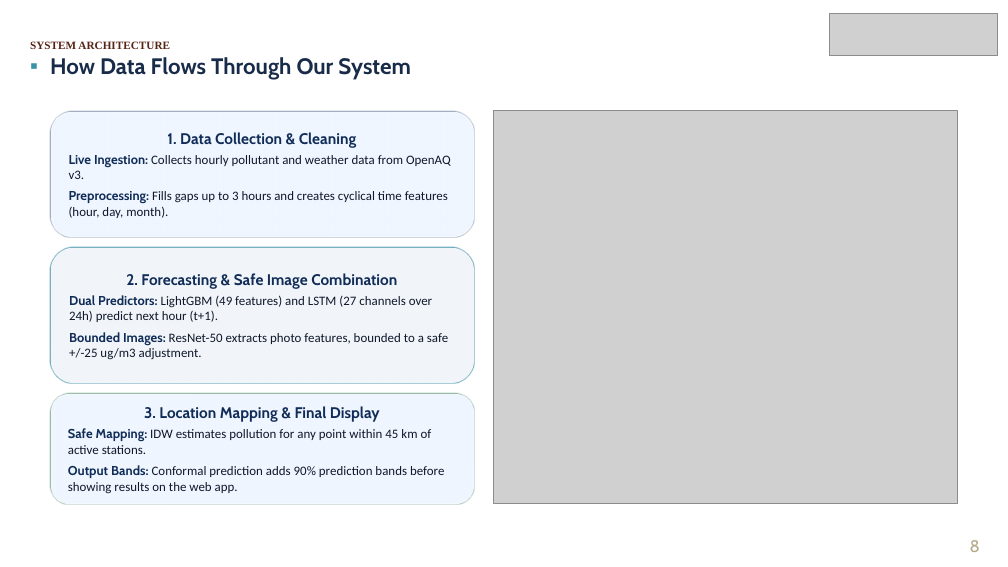
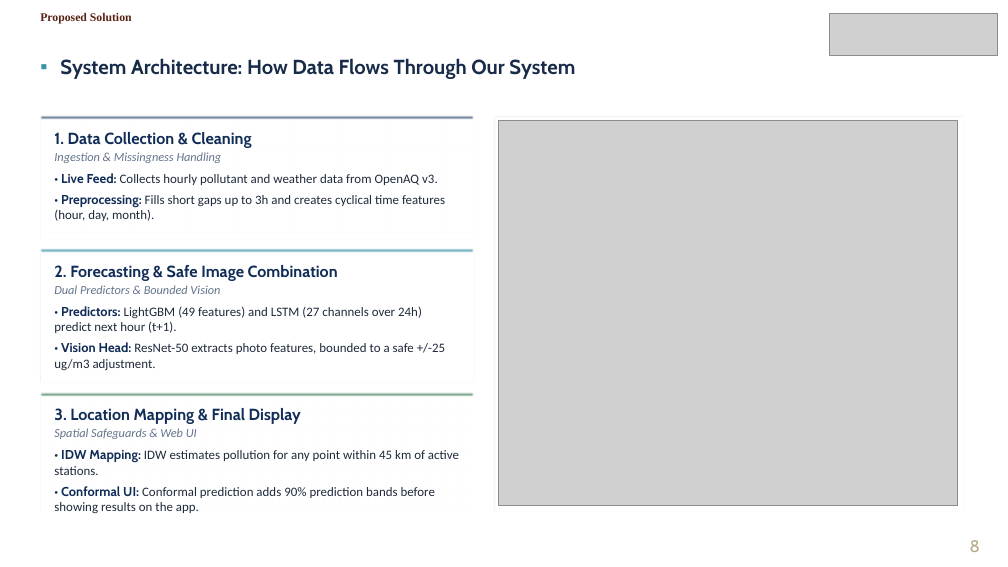
Before and after one commit to Rushyasree/Multimodal_airquality_prediction, a slide deck: slide 8 of docs/VayuDrishti_Final_Review_Simple_Language.pptx. Drawn at 1008x567 pixels with LibreOffice and Linux fonts; fonts in the diff are those of the drawing; grey boxes stand for pictures; background and template pictures are left out. Boxes give left, top, right and bottom in pixels: in the first picture for what was removed or moved away, otherwise in the second. Text is boxed around its words. In the diff, an @@ line names an element or a change of style, - is before the commit and + after.

Commit message:
Refactor presentation layout to executive university standard: eliminate amateur shapes, refine typography, align cards, and verify all 16 slides

```diff
--- a/docs/VayuDrishti_Final_Review_Simple_Language.pptx
+++ b/docs/VayuDrishti_Final_Review_Simple_Language.pptx
@@ text at (x1=40, y1=13, x2=132, y2=24): text changed; size 8 to 8.4 pt @@
-SYSTEM ARCHITECTURE
+Proposed Solution
@@ text "Proposed Solution" at (x1=40, y1=13, x2=132, y2=24): vertical alignment middle to top @@
@@ text at (x1=60, y1=58, x2=575, y2=79): text changed; size 16 to 14.5 pt @@
-▪ How Data Flows Through Our System
+▪ System Architecture: How Data Flows Through Our System
@@ rectangle "1. Data Collection & Cleaning" resized from (x1=50, y1=111, x2=474, y2=237) to (x1=40, y1=116, x2=474, y2=239) @@
@@ rectangle "1. Data Collection & Cleaning" at (x1=40, y1=116, x2=474, y2=239): vertical alignment middle to top; rounded rectangle to rectangle; fill #EFF6FF to #FFFFFF; outline #102C57 1 pt to #E2E8F0 1 pt @@
@@ rectangle added at (x1=40, y1=116, x2=474, y2=120), fill #102C57 @@
@@ rectangle added at (x1=494, y1=116, x2=963, y2=511), fill #FFFFFF, outline #E2E8F0 1 pt @@
@@ text in rectangle at (x1=54, y1=132, x2=252, y2=148): size 11 to 11.5 pt in "1. Data Collection & Cleaning"; alignment centre to left; less space between paragraphs @@
@@ picture resized from (x1=494, y1=111, x2=958, y2=504) to (x1=499, y1=121, x2=958, y2=506) @@
@@ text in rectangle at (x1=54, y1=152, x2=445, y2=221): text changed; text colour #0F172A to #1E293B @@
-Live Ingestion: Collects hourly pollutant and weather data from OpenAQ v3.
-Preprocessing: Fills gaps up to 3 hours and creates cyclical time features (hour, day, month).
+Ingestion & Missingness Handling
+• Live Feed: Collects hourly pollutant and weather data from OpenAQ v3.
+• Preprocessing: Fills short gaps up to 3h and creates cyclical time features (hour, day, month).
@@ rectangle "2. Forecasting & Safe Image ..." resized from (x1=50, y1=247, x2=474, y2=383) to (x1=40, y1=249, x2=474, y2=382) @@
@@ rectangle "2. Forecasting & Safe Image ..." at (x1=40, y1=249, x2=474, y2=382): vertical alignment middle to top; rounded rectangle to rectangle; fill #F1F5F9 to #FFFFFF; outline #0E7490 1 pt to #E2E8F0 1 pt @@
@@ rectangle added at (x1=40, y1=249, x2=474, y2=253), fill #0E7490 @@
@@ text in rectangle at (x1=54, y1=265, x2=338, y2=281): size 11 to 11.5 pt in "2. Forecasting & Safe Image Combination"; alignment centre to left; less space between paragraphs @@
@@ text in rectangle at (x1=54, y1=285, x2=445, y2=371): text changed; text colour #0F172A to #1E293B @@
-Dual Predictors: LightGBM (49 features) and LSTM (27 channels over 24h) predict next hour (t+1).
-Bounded Images: ResNet-50 extracts photo features, bounded to a safe +/-25 ug/m3 adjustment.
+Dual Predictors & Bounded Vision
+• Predictors: LightGBM (49 features) and LSTM (27 channels over 24h) predict next hour (t+1).
+• Vision Head: ResNet-50 extracts photo features, bounded to a safe +/-25 ug/m3 adjustment.
@@ rectangle "3. Location Mapping & Final ..." resized from (x1=50, y1=393, x2=474, y2=504) to (x1=40, y1=392, x2=474, y2=511) @@
@@ rectangle "3. Location Mapping & Final ..." at (x1=40, y1=392, x2=474, y2=511): vertical alignment middle to top; rounded rectangle to rectangle; fill #EFF6FF to #FFFFFF; outline #166534 1 pt to #E2E8F0 1 pt @@
@@ rectangle added at (x1=40, y1=392, x2=474, y2=396), fill #166534 @@
@@ text in rectangle at (x1=54, y1=408, x2=301, y2=424): size 11 to 11.5 pt in "3. Location Mapping & Final Display"; alignment centre to left; less space between paragraphs @@
@@ text in rectangle at (x1=54, y1=428, x2=459, y2=513): text changed; text colour #0F172A to #1E293B @@
-Safe Mapping: IDW estimates pollution for any point within 45 km of active stations.
-Output Bands: Conformal prediction adds 90% prediction bands before showing results on the web app.
+Spatial Safeguards & Web UI
+• IDW Mapping: IDW estimates pollution for any point within 45 km of active stations.
+• Conformal UI: Conformal prediction adds 90% prediction bands before showing results on the app.
```
Also in this commit, not shown: 15 other slides changed, 36 other files.
